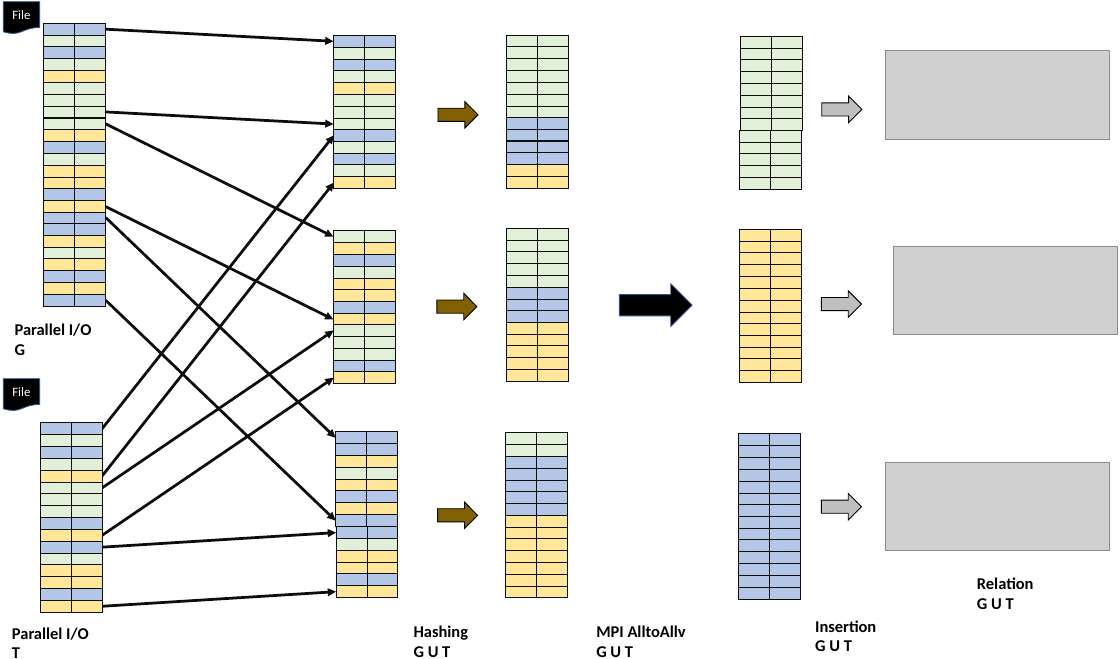
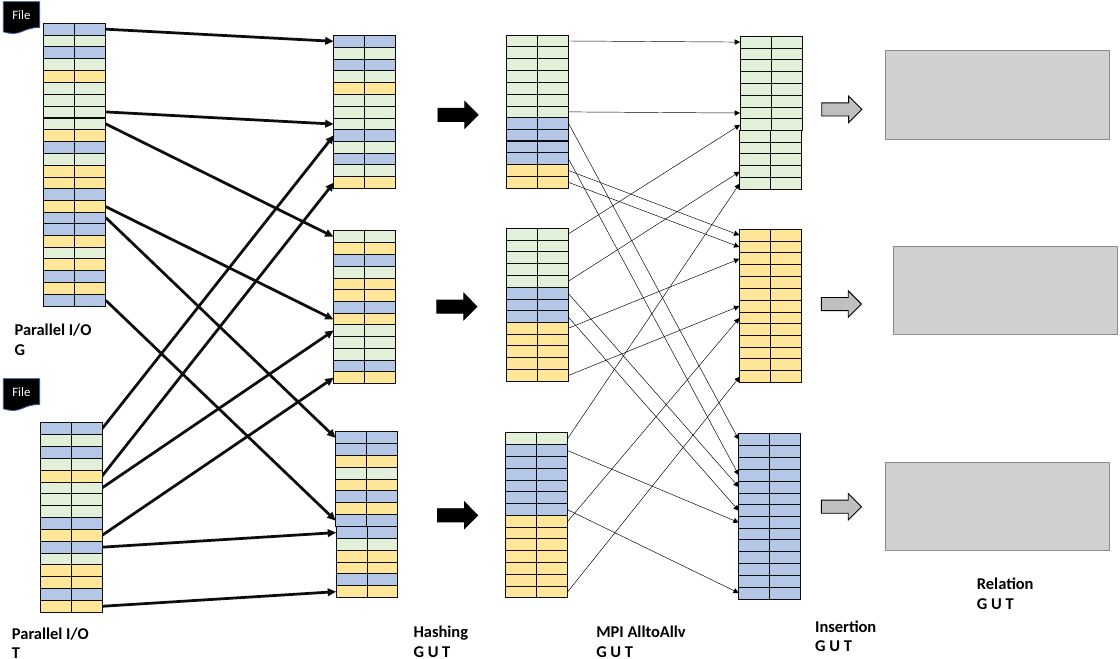
Before and after one commit to harp-lab/parallel-RA, a slide deck: slide 1 of SC_2019/results/union_2.pptx. Drawn at 1120x659 pixels with LibreOffice and Linux fonts; fonts in the diff are those of the drawing; grey boxes stand for pictures. Boxes give left, top, right and bottom in pixels: in the first picture for what was removed or moved away, otherwise in the second. Text is boxed around its words. In the diff, an @@ line names an element or a change of style, - is before the commit and + after.

```diff
--- a/SC_2019/results/union_2.pptx
+++ b/SC_2019/results/union_2.pptx
@@ arrow added from (569, 41) to (740, 42), #000000 0.5 pt @@
@@ arrow added from (569, 112) to (740, 113), #000000 0.5 pt @@
@@ arrow added from (568, 234) to (740, 125), #000000 0.5 pt @@
@@ arrow added from (569, 124) to (739, 439), #000000 0.5 pt @@
@@ arrow added from (568, 281) to (740, 171), #000000 0.5 pt @@
@@ arrow added from (569, 159) to (739, 475), #000000 0.5 pt @@
@@ arrow added from (569, 171) to (739, 235), #000000 0.5 pt @@
@@ arrow added from (567, 439) to (740, 183), #000000 0.5 pt @@
@@ arrow added from (569, 182) to (739, 247), #000000 0.5 pt @@
@@ arrow added from (569, 328) to (739, 259), #000000 0.5 pt @@
@@ arrow added from (568, 293) to (739, 487), #000000 0.5 pt @@
@@ right arrow removed at (x1=619, y1=284, x2=692, y2=327) @@
@@ arrow added from (567, 521) to (739, 318), #000000 0.5 pt @@
@@ arrow added from (568, 317) to (739, 511), #000000 0.5 pt @@
@@ arrow added from (569, 376) to (739, 306), #000000 0.5 pt @@
@@ arrow added from (567, 592) to (740, 376), #000000 0.5 pt @@
@@ rectangle at (x1=505, y1=445, x2=567, y2=457): fill #E2F0D9 to #B4C7E7 @@
@@ arrow added from (567, 451) to (739, 522), #000000 0.5 pt @@
@@ fill #806000 to #000000 in 3 elements at (x1=438, y1=101, x2=478, y2=128), (x1=437, y1=293, x2=477, y2=320), (x1=437, y1=502, x2=478, y2=528) @@
@@ arrow added from (567, 509) to (739, 593), #000000 0.5 pt @@
```
Also in this commit, not shown: 5 other files.
